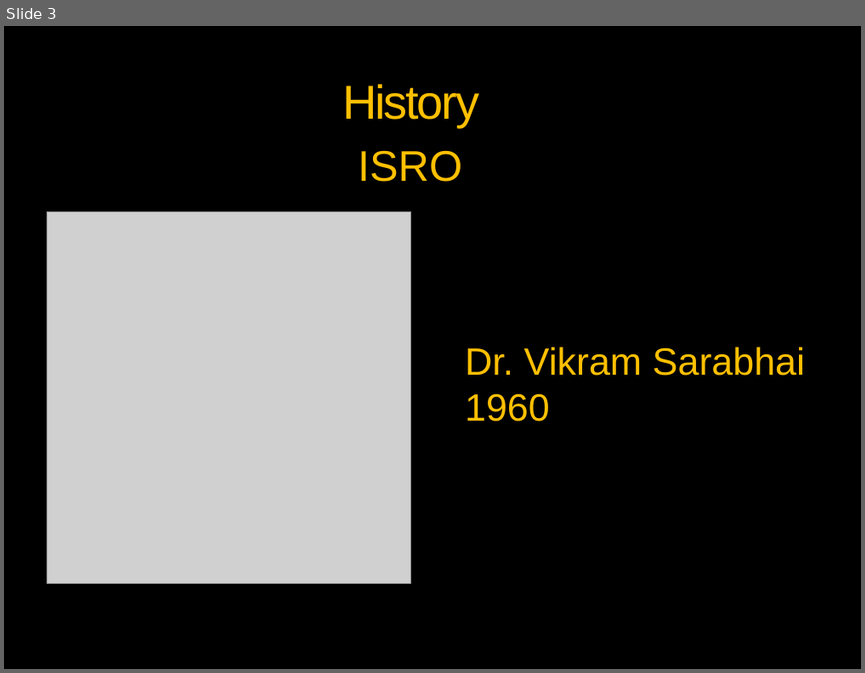
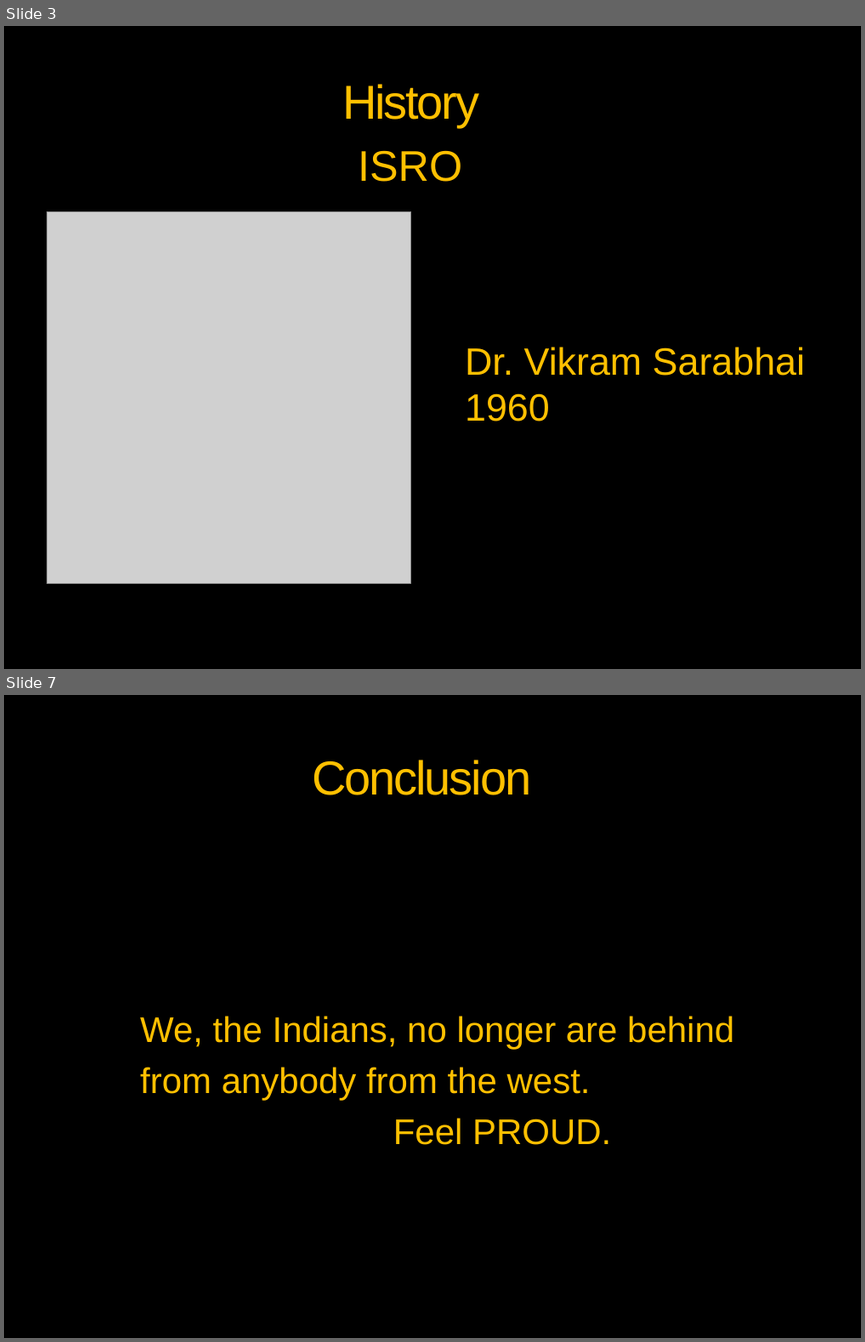
Before and after one commit to vickaas13/tedx, a slide deck: MOM- Taking India to MARS.pptx. Shown one above the other, each under a label of ours: slide 3 before the commit, slides 3 and 7 after it; the slides between them are not shown. The pictures are 865x673 and 865x1342 pixels, drawn with LibreOffice and Linux fonts; fonts in the diff are those of the drawing; grey boxes stand for pictures; background and template pictures are left out. Boxes give left, top, right and bottom in pixels: in the first picture for what was removed or moved away, otherwise in the second. Text is boxed around its words. In the diff, an @@ line names an element or a change of style, - is before the commit and + after.

```diff
--- a/MOM- Taking India to MARS.pptx
+++ b/MOM- Taking India to MARS.pptx
@@ slide 7 added at [4, 695, 861, 1338], background picture (left out); not listed: 3 template elements that a slide beside it also shows @@
@@ title added at [312, 760, 531, 795], 40 pt, text #FFC000 @@
+Conclusion
@@ text added at [140, 1015, 734, 1145], 30 pt, text #FFC000 @@
+We, the Indians, no longer are behind
+from anybody from the west.
+Feel PROUD.
```
Also in this commit, not shown: 1 slide changed, 3 other slides added, 3 slides removed, 1 other file.
